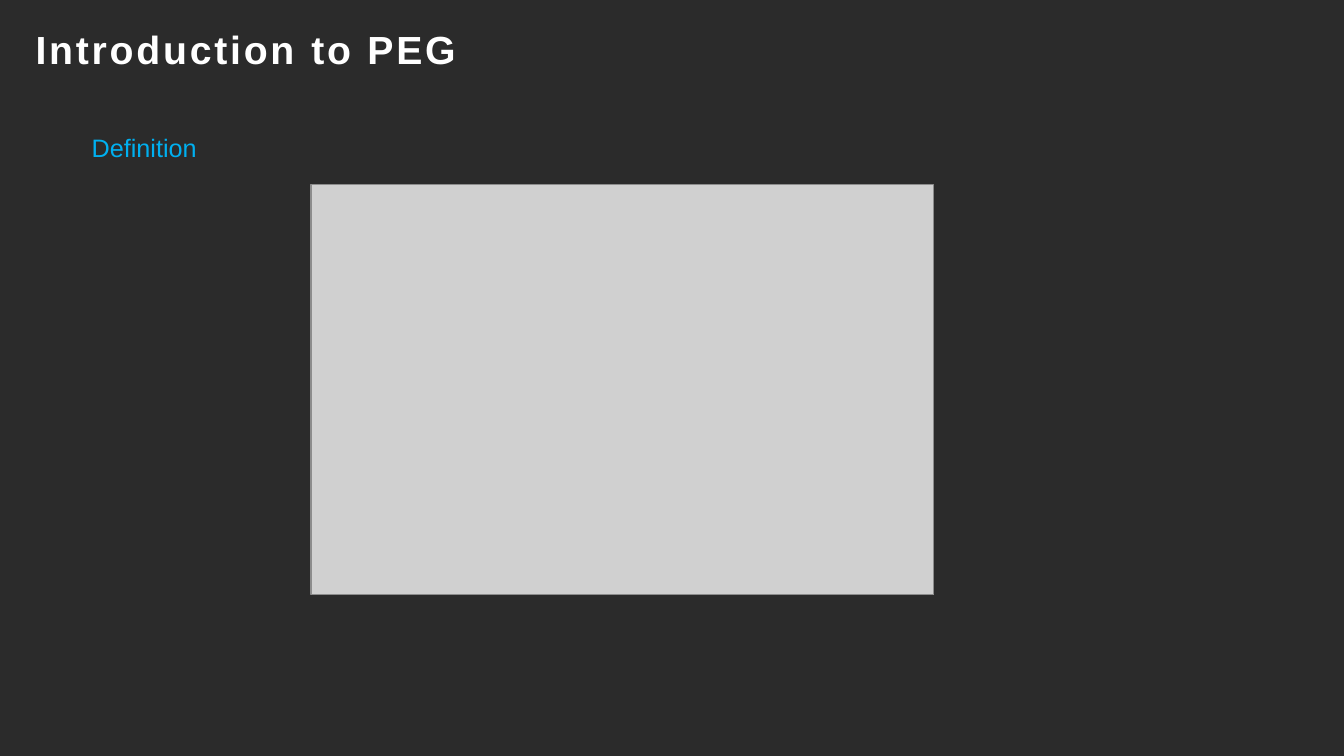
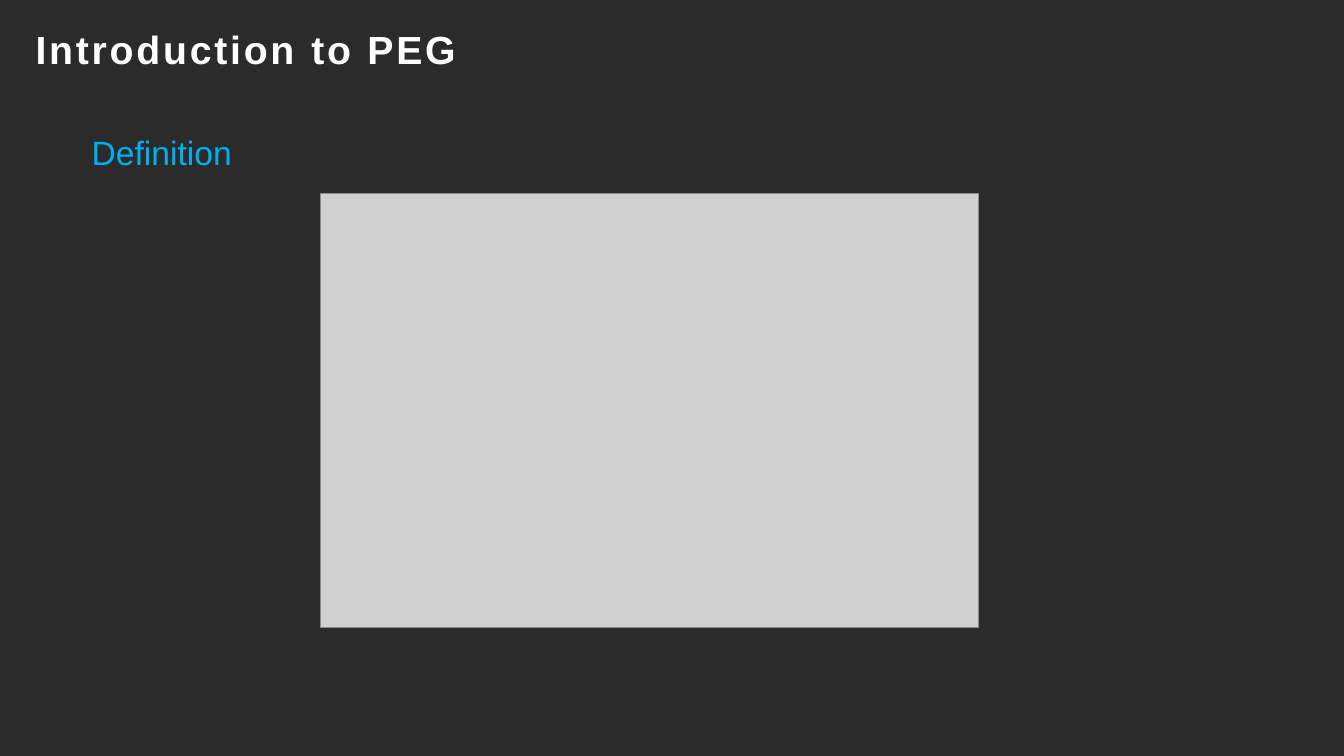
Before and after one commit to Freakwill/pycon2021-ppt, a slide deck: slide 5 of slide-light.pptx (slide 4 before the commit). Drawn at 1344x756 pixels with LibreOffice and Linux fonts; fonts in the diff are those of the drawing; grey boxes stand for pictures; background and template pictures are left out; a plain dark background stands for a picture behind light text. Boxes give left, top, right and bottom in pixels: in the first picture for what was removed or moved away, otherwise in the second. Text is boxed around its words. In the diff, an @@ line names an element or a change of style, - is before the commit and + after.

```diff
--- a/slide-light.pptx
+++ b/slide-light.pptx
@@ text "Definition" at [92, 140, 232, 166]: size 18 to 24 pt @@
@@ picture: place and size @@
-picture at [312, 185, 935, 595]
+picture at [320, 194, 979, 627]
```
Also in this commit, not shown: 8 other slides changed, 4 slides added, 2 slides removed.
